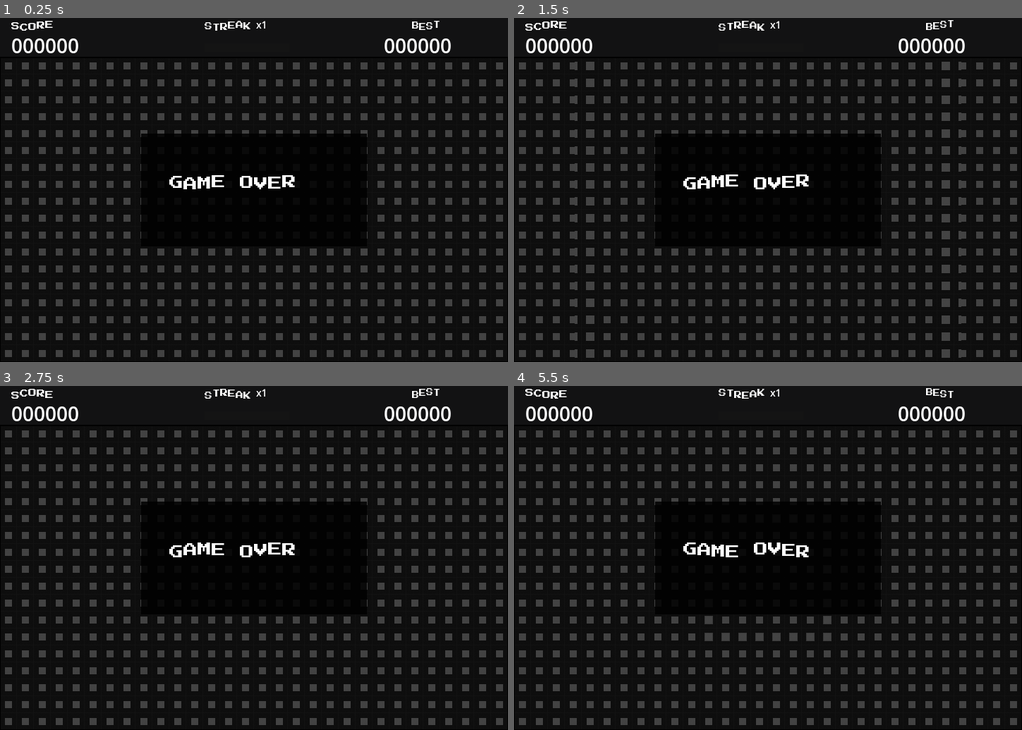
Above: before the commit, frames 1-4 (two rows, left to right).
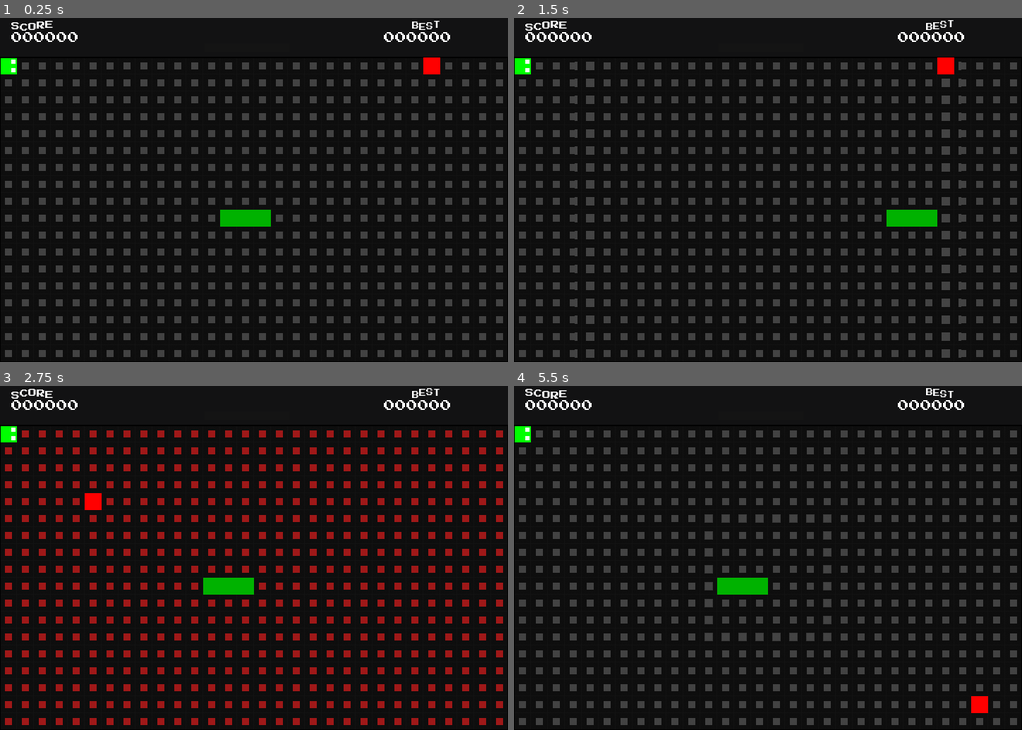
Above: after the commit, the same moments.

Repository: nastex123/snake-godot
Game: Godot game, scene res://Game.tscn
Same seed, same stepped clock (60 frames per second), same inputs: the game is played once before the commit and once after it.
Inputs (mouse positions are in pixels of both pictures, inside the frame that each line leads up to):
- Up to frame 1 (0.25 s): no input
- Up to frame 2 (1.5 s): tap Enter (ui_accept) at 0.5, 0.6, 0.77, 1.07 s; move the mouse to (879, 172) at 0.52 s; hold Right (ui_right) 0.53-1.25 s; click (879, 172) at 0.67 s; drag from (666, 207) to (742, 258) at 1.27 s
- Up to frame 3 (2.75 s): move the mouse to (304, 482) at 2.02 s; hold Right (ui_right) from 2.03 s (still down); hold Ctrl from 2.03 s (still down); tap Enter (ui_accept) at 2.3 s
- Up to frame 4 (5.5 s): release Right (ui_right) at 2.75 s; release Ctrl at 2.75 s; drag from (742, 626) to (615, 506) at 2.77 s; move the mouse to (920, 609) at 3.52 s; hold Left (ui_left) 3.53-4.25 s; tap Alt at 3.6 s; tap Enter (ui_accept) at 3.77, 3.8, 4.07, 5.1 s; drag from (615, 506) to (691, 472) at 4.27 s; move the mouse to (793, 558) at 5.02 s; hold Down (ui_down) from 5.03 s (still down); click (793, 558) at 5.17 s

The runs differ from the first frame. In frame 1, 4.6% of the frame differs, in the area x 0-89%, y 0-65%; in frame 2, 4.7%; in frame 3, 17%, in the area x 0-100%, y 0-99%; in frame 4, 4.8%.
Error before the commit: Parse Error: Cannot find member "game_over" in base "EventBus". (res://Game.gd:52)

Commit message:
Fix: GameManager.start_run() in _ready(), clean AGENTS.md, restore EventBus class_name

Diff:
--- a/Game.gd
+++ b/Game.gd
@@ -1,4 +1,6 @@
 extends Node2D
+
+# Snake Game - Main entrypoint
 
 const TILE_SIZE := 24
 const GRID_WIDTH := 30
@@ -25,6 +27,10 @@
 @onready var game_area: Node2D = $GameArea
 @onready var bg_shader: ColorRect = $GameArea/GridBackgroundShader
 
+@onready var event_bus = get_node("/root/EventBus")
+@onready var game_manager = get_node("/root/GameManager")
+@onready var run_manager = get_node("/root/RunManager")
+
 var floating_text_scene = preload("res://FloatingText.gd")
 const EXPLOSION_EFFECT = preload("res://ExplosionEffect.gd")
 
@@ -49,18 +55,19 @@
 	game_area.add_child(food_spawner)
 	food_spawner.setup(food)
 
-	EventBus.game_over.connect(_on_game_over)
-	GameManager.game_started.connect(_on_game_started)
+	event_bus.game_over.connect(_on_game_over)
+	game_manager.game_started.connect(_on_game_started)
 
 	snake_controller.ate_food.connect(_on_snake_ate_food)
 	snake_controller.hit_wall.connect(_on_snake_hit)
 	snake_controller.hit_self.connect(_on_snake_hit)
 
 	_setup_retro_font()
+	game_manager.start_run()
 	reset_game()
 
 func _process(delta: float) -> void:
-	if GameManager.current_state == GameManager.State.GAME_OVER:
+	if game_manager.current_state == 7:
 		if Input.is_action_just_pressed("ui_accept"):
 			reset_game()
 		return
@@ -73,25 +80,25 @@
 
 	update_combo(delta)
 
-	if RunManager.run_data.get("wave_time", 0.0) > 0:
-		RunManager.run_data.wave_time = max(0.0, RunManager.run_data.wave_time - delta)
-		bg_shader.material.set("shader_parameter/wave_time", RunManager.run_data.wave_time)
-
-	if RunManager.run_data.get("wave_flash", 0.0) > 0:
-		RunManager.run_data.wave_flash = max(0.0, RunManager.run_data.wave_flash - delta)
-		bg_shader.material.set("shader_parameter/wave_flash", RunManager.run_data.wave_flash)
+	if run_manager.run_data.get("wave_time", 0.0) > 0:
+		run_manager.run_data.wave_time = max(0.0, run_manager.run_data.wave_time - delta)
+		bg_shader.material.set("shader_parameter/wave_time", run_manager.run_data.wave_time)
+
+	if run_manager.run_data.get("wave_flash", 0.0) > 0:
+		run_manager.run_data.wave_flash = max(0.0, run_manager.run_data.wave_flash - delta)
+		bg_shader.material.set("shader_parameter/wave_flash", run_manager.run_data.wave_flash)
 
 func update_combo(delta: float) -> void:
-	var combo = RunManager.run_data.get("combo_time", 0.0)
+	var combo = run_manager.run_data.get("combo_time", 0.0)
 	if combo > 0:
 		combo -= delta
 		if combo <= 0:
 			combo = 0.0
-			RunManager.set_streak(0)
+			run_manager.set_streak(0)
 			update_streak_visuals()
-	RunManager.set_combo_time(combo)
+	run_manager.set_combo_time(combo)
 	combo_timer.set_ratio(combo / COMBO_MAX_TIME)
-	if RunManager.run_data.streak == 0:
+	if run_manager.run_data.streak == 0:
 		border_scanner.set_active(false)
 
 func handle_input() -> void:
@@ -116,14 +123,14 @@
 	update_body()
 
 func _on_snake_ate_food(pos: Vector2i) -> void:
-	var old_streak = RunManager.run_data.streak
+	var old_streak = run_manager.run_data.streak
 	var streak_val = min(old_streak + 1, 5)
-	RunManager.set_streak(streak_val)
-	RunManager.set_combo_time(COMBO_MAX_TIME)
-	EventBus.food_eaten.emit(pos, streak_val)
-
-	RunManager.add_score(streak_val)
-	score_value_label.text = "%06d" % RunManager.run_data.score
+	run_manager.set_streak(streak_val)
+	run_manager.set_combo_time(COMBO_MAX_TIME)
+	event_bus.food_eaten.emit(pos, streak_val)
+
+	run_manager.add_score(streak_val)
+	score_value_label.text = "%06d" % run_manager.run_data.score
 	move_interval = max(0.06, BASE_MOVE_INTERVAL - streak_val * STREAK_SPEED_BOOST)
 	update_streak_visuals()
 	streak_label.pulse()
@@ -141,14 +148,14 @@
 	var exp := EXPLOSION_EFFECT.new()
 	game_area.add_child(exp)
 	exp.play(food_spawner.get_food_pos(), get_streak_color(streak_val), streak_val)
-	RunManager.run_data.wave_time = WAVE_DURATION
+	run_manager.run_data.wave_time = WAVE_DURATION
 	bg_shader.material.set("shader_parameter/wave_time", WAVE_DURATION)
 	bg_shader.material.set("shader_parameter/wave_center", Vector2(
 		float(food_spawner.get_food_pos().x) / GRID_WIDTH,
 		float(food_spawner.get_food_pos().y) / GRID_HEIGHT
 	))
 	if streak_val == 5:
-		RunManager.run_data.wave_flash = 0.15
+		run_manager.run_data.wave_flash = 0.15
 		bg_shader.material.set("shader_parameter/wave_flash", 0.15)
 	food_spawner.spawn(snake_controller.snake)
 	trigger_growth_flash()
@@ -157,7 +164,7 @@
 	end_game()
 
 func update_streak_visuals() -> void:
-	var streak = RunManager.run_data.streak
+	var streak = run_manager.run_data.streak
 	if streak > 0:
 		streak_label.text = "STREAK"
 		streak_label.visible = true
@@ -221,11 +228,11 @@
 	game_over_label.pulse()
 	restart_label.visible = true
 
-	if RunManager.run_data.score > best_score:
-		best_score = RunManager.run_data.score
+	if run_manager.run_data.score > best_score:
+		best_score = run_manager.run_data.score
 		high_score_value_label.text = "%06d" % best_score
 
-	RunManager.set_streak(0)
+	run_manager.set_streak(0)
 	update_streak_visuals()
 
 	var tw := create_tween()
@@ -250,12 +257,12 @@
 	reset_game()
 
 func reset_game() -> void:
-	RunManager.reset_run()
+	run_manager.reset_run()
 	snake_controller.reset(Vector2i(15, 9), Vector2i.RIGHT)
 	move_interval = BASE_MOVE_INTERVAL
 	move_timer = 0.0
-	RunManager.run_data.wave_time = 0.0
-	RunManager.run_data.wave_flash = 0.0
+	run_manager.run_data.wave_time = 0.0
+	run_manager.run_data.wave_flash = 0.0
 	bg_shader.material.set("shader_parameter/wave_time", 0.0)
 	bg_shader.material.set("shader_parameter/wave_flash", 0.0)
 	game_over_frame.visible = false
@@ -271,5 +278,5 @@
 	food_spawner.spawn(snake_controller.snake)
 
 func end_game() -> void:
-	EventBus.game_over.emit("death")
-	GameManager.end_run("death")
+	event_bus.game_over.emit("death")
+	game_manager.end_run("death")
Not shown, changed: AGENTS.md
